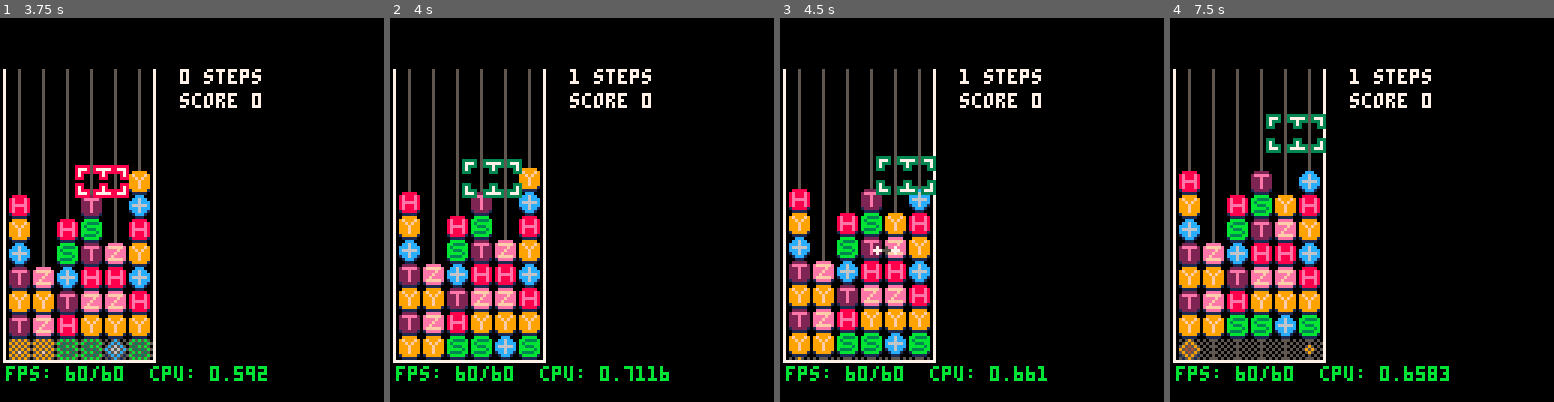
Above: before the commit, frames 1-4 (left to right).
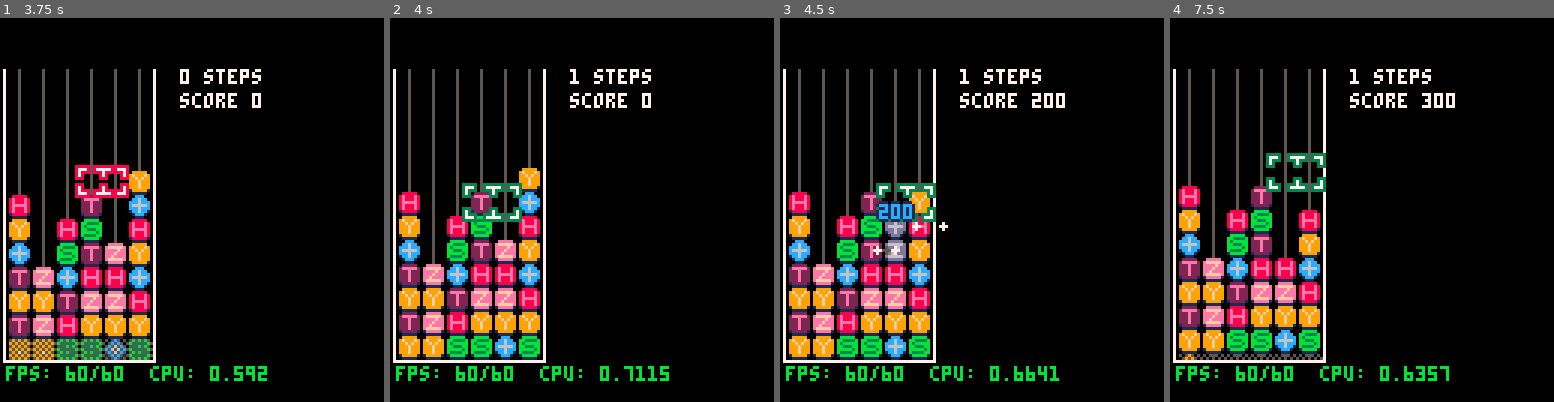
Above: after the commit, the same moments.

Repository: qniapp/quantattack
Game: PICO-8 cartridge qitaev.p8
Same seed, same stepped clock (60 frames per second), same inputs: the game is played once before the commit and once after it.
Inputs:
- Up to frame 1 (3.75 s): tap X (X key) at 0.33, 1.07, 1.85, 2.97 s; tap O (Z key) at 0.7, 1.7, 2.1, 2.5, 2.9, 3.3, 3.7 s; hold Right 1.6-2.1 s; hold Up 2.15-2.42 s; hold Right 2.47-3.03 s; hold Left 3.08-3.58 s; hold Down from 3.63 s (still down)
- Up to frame 2 (4 s): release Down at 3.97 s
- Up to frame 3 (4.5 s): hold Right from 4.02 s (still down); tap X (X key) at 4.08 s; tap O (Z key) at 4.1 s
- Up to frame 4 (7.5 s): tap O (Z key) every 0.4 s from 4.5 to 7.3 s; release Right at 4.68 s; hold Up 4.73-5.03 s; hold Left 5.08-5.68 s; tap X (X key) at 5.2, 6.32, 7.43 s; hold Down 5.73-6.03 s; hold Right 6.08-6.58 s; hold Right 6.63-7.13 s; hold Up 7.18-7.45 s

Frame 1 is identical in both runs. In frame 2, 1.1% of the frame differs, in the area x 18-73%, y 36-94%; in frame 3, 8.8%; in frame 4, 15%, in the area x 2-75%, y 19-95%.

Commit message:
一番上でカーソルが赤くならないようにする

Diff:
--- a/game.lua
+++ b/game.lua
@@ -141,7 +141,6 @@
         else
           self.board.raised_dots = 0
           self.board:insert_gates_at_bottom()
-          self.player_cursor:move_up()
           player.steps += 1
         end
       end
